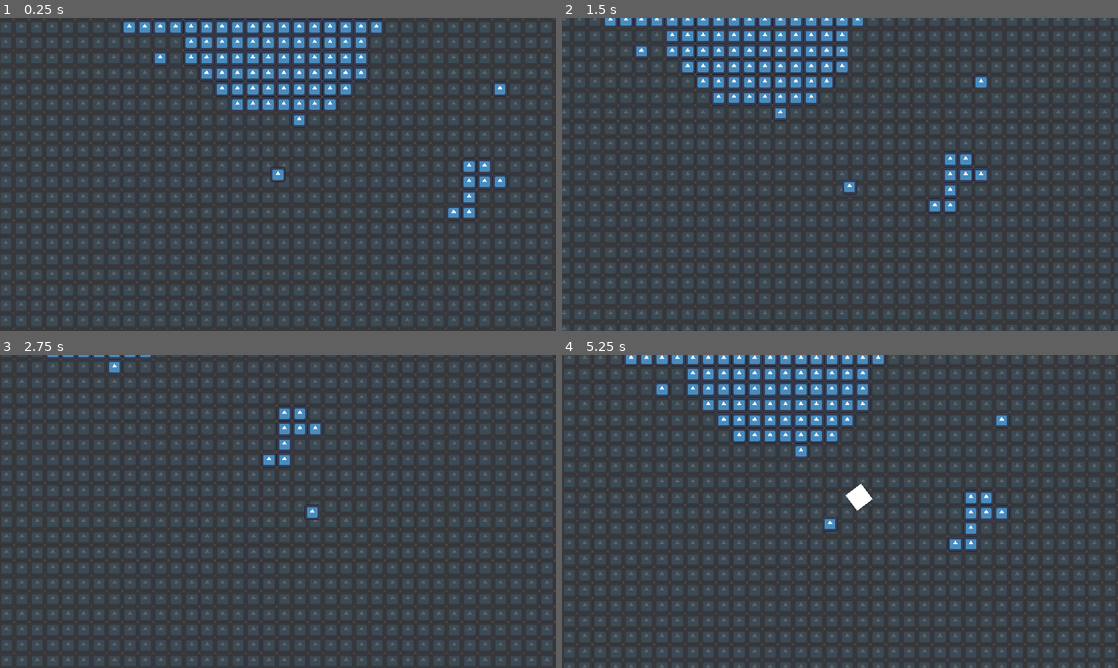
Above: before the commit, frames 1-4 (two rows, left to right).
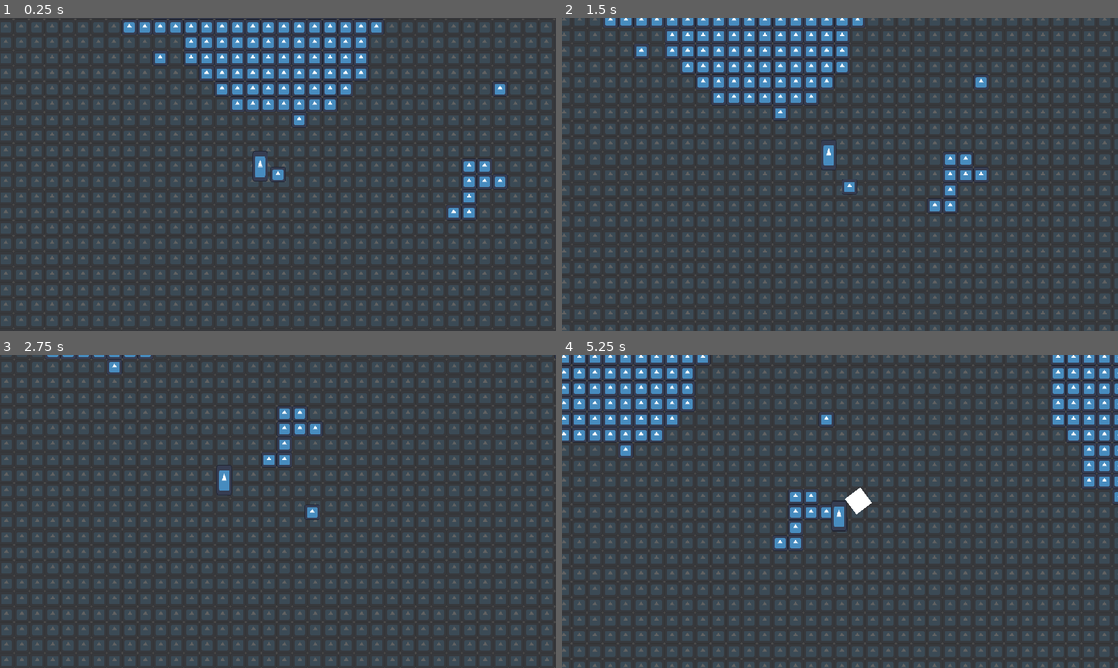
Above: after the commit, the same moments.

Repository: slotling/collateral-damage-gwj71
Game: Godot game, scene res://Scenes/Root/world.tscn
Two runs of this game, one before a commit and one after it. Both use one fixed random seed, a clock stepped at 60 frames per second and the inputs below. The engine's default icon, where the game draws it, is replaced by a stand-in: a white triangle on a blue panel in a dark square.
Inputs (mouse positions are in pixels of both pictures, inside the frame that each line leads up to):
- Up to frame 1 (0.25 s): no input
- Up to frame 2 (1.5 s): move the mouse to (962, 158) at 0.52 s; hold Right (ui_right) 0.53-1.28 s; click (962, 158) at 0.6 s; move the mouse to (728, 190) at 1.27 s; hold Down (ui_down) from 1.28 s (still down); right-click (728, 190) at 1.35 s
- Up to frame 3 (2.75 s): move the mouse to (333, 442) at 2.02 s; release Down (ui_down) at 2.03 s; hold Right (ui_right) from 2.03 s (still down); hold Shift (run) from 2.03 s (still down)
- Up to frame 4 (5.25 s): move the mouse to (812, 574) at 2.77 s; release Right (ui_right) at 2.78 s; release Shift (run) at 2.78 s; hold Up (ui_up) 2.78-3.53 s; click (812, 574) at 2.85 s; move the mouse to (1006, 558) at 3.52 s; hold Left (ui_left) 3.53-5.03 s; right-click (1006, 558) at 3.6 s; move the mouse to (673, 464) at 4.27 s; tap Shift (run) at 4.35 s; move the mouse to (867, 511) at 5.02 s; hold Down (ui_down) from 5.03 s (still down); click (867, 511) at 5.1 s

The runs differ from the first frame. In frame 1, 0.2% of the frame differs, in the area x 45-49%, y 42-53%; in frame 2, 0.2%; in frame 3, 0.1%; in frame 4, 25%, in the area x 0-100%, y 0-100%.

Commit message:
todo add spawn protection

Diff:
--- /dev/null
+++ b/Handlers/AttackHandlers/EnemyAttacks/TerminatorEnemy_Attack1.gd
@@ -0,0 +1,5 @@
+extends EnemyAttack
+
+func execute():
+	print("fuck off (waiting 1s)")
+	await get_tree().create_timer(1).timeout
--- /dev/null
+++ b/Handlers/AttackHandlers/EnemyAttacks/TerminatorEnemy_Attack2.gd
@@ -0,0 +1,5 @@
+extends EnemyAttack
+
+func execute():
+	print("skibidi toilet reference (waiting 2s)")
+	await get_tree().create_timer(2).timeout
--- /dev/null
+++ b/Handlers/AttackHandlers/enemy_attack.gd
@@ -0,0 +1,14 @@
+extends Node
+class_name EnemyAttack
+
+@export var cooldown = 1
+
+func _ready():
+	pass # Replace with function body.
+
+# Called every frame. 'delta' is the elapsed time since the previous frame.
+func _process(delta):
+	pass
+
+func execute():
+	pass
--- /dev/null
+++ b/Handlers/AttackHandlers/enemy_attack.tscn
@@ -0,0 +1,7 @@
+[gd_scene load_steps=2 format=3 uid="uid://qo5gh36pq2cc"]
+
+[ext_resource type="Script" path="res://Handlers/AttackHandlers/enemy_attack.gd" id="1_vjh5r"]
+
+[node name="EnemyAttack" type="Node"]
+editor_description = "extend script and create function called execute() with no return value"
+script = ExtResource("1_vjh5r")
--- /dev/null
+++ b/Handlers/AttackHandlers/enemy_attacks_group.gd
@@ -0,0 +1,18 @@
+extends Node
+
+func _ready():
+	randomize()
+
+var ongoing := false
+
+func attack():
+	if ongoing || get_children().size() == 0:
+		return
+
+	var attack_chosen: EnemyAttack = get_children().pick_random()
+	ongoing = true
+	await attack_chosen.execute()
+	ongoing = false
+
+func _process(delta):
+	attack()
--- /dev/null
+++ b/Handlers/AttackHandlers/enemy_attacks_group.tscn
@@ -0,0 +1,6 @@
+[gd_scene load_steps=2 format=3 uid="uid://0hfltfn6va1t"]
+
+[ext_resource type="Script" path="res://Handlers/AttackHandlers/enemy_attacks_group.gd" id="1_2fq18"]
+
+[node name="EnemyAttacksGroup" type="Node"]
+script = ExtResource("1_2fq18")
--- a/Scenes/Entities/Characters/arsonist_player.tscn
+++ b/Scenes/Entities/Characters/arsonist_player.tscn
@@ -1,7 +1,7 @@
 [gd_scene load_steps=3 format=3 uid="uid://dl472ck8pk4d7"]
 
-[ext_resource type="PackedScene" uid="uid://d2vt5m4ks2jor" path="res://Scenes/Entities/Characters/player.tscn" id="1_ofonj"]
-[ext_resource type="Script" path="res://Handlers/AttackHandlers/Arsonist_Attack1.gd" id="2_owpu5"]
+[ext_resource type="PackedScene" uid="uid://d2vt5m4ks2jor" path="res://Scenes/Entities/player.tscn" id="1_ofonj"]
+[ext_resource type="Script" path="res://Handlers/AttackHandlers/CharacterAttacks/Arsonist_Attack1.gd" id="2_owpu5"]
 
 [node name="ArsonistPlayer" instance=ExtResource("1_ofonj")]
 
--- a/Scenes/Entities/Characters/demolitionist_player.tscn
+++ b/Scenes/Entities/Characters/demolitionist_player.tscn
@@ -1,7 +1,7 @@
 [gd_scene load_steps=4 format=3 uid="uid://djorhqqn1rked"]
 
-[ext_resource type="PackedScene" uid="uid://d2vt5m4ks2jor" path="res://Scenes/Entities/Characters/player.tscn" id="1_w0i3m"]
-[ext_resource type="Script" path="res://Handlers/AttackHandlers/Demolitionist_Attack1.gd" id="2_svhre"]
+[ext_resource type="PackedScene" uid="uid://d2vt5m4ks2jor" path="res://Scenes/Entities/player.tscn" id="1_w0i3m"]
+[ext_resource type="Script" path="res://Handlers/AttackHandlers/CharacterAttacks/Demolitionist_Attack1.gd" id="2_svhre"]
 [ext_resource type="Texture2D" uid="uid://b1k3mggtht0mx" path="res://icon.svg" id="3_akf5q"]
 
 [node name="DemolitionistPlayer" instance=ExtResource("1_w0i3m")]
--- /dev/null
+++ b/Scenes/Entities/Enemies/terminator_enemy.tscn
@@ -0,0 +1,14 @@
+[gd_scene load_steps=5 format=3 uid="uid://cedwbr4ui4t4j"]
+
+[ext_resource type="PackedScene" uid="uid://bgmyc6lbh46uf" path="res://Scenes/Entities/enemy.tscn" id="1_iclhj"]
+[ext_resource type="PackedScene" uid="uid://qo5gh36pq2cc" path="res://Handlers/AttackHandlers/enemy_attack.tscn" id="2_ky7sh"]
+[ext_resource type="Script" path="res://Handlers/AttackHandlers/EnemyAttacks/TerminatorEnemy_Attack1.gd" id="3_glmjw"]
+[ext_resource type="Script" path="res://Handlers/AttackHandlers/EnemyAttacks/TerminatorEnemy_Attack2.gd" id="4_lvvis"]
+
+[node name="TerminatorEnemy" instance=ExtResource("1_iclhj")]
+
+[node name="EnemyAttack" parent="EnemyAttacksGroup" index="0" instance=ExtResource("2_ky7sh")]
+script = ExtResource("3_glmjw")
+
+[node name="EnemyAttack2" parent="EnemyAttacksGroup" index="1" instance=ExtResource("2_ky7sh")]
+script = ExtResource("4_lvvis")
--- a/Scenes/Entities/Projectiles/Bomb.gd
+++ b/Scenes/Entities/Projectiles/Bomb.gd
@@ -14,7 +14,7 @@
 
 # Called every frame. 'delta' is the elapsed time since the previous frame.
 func _process(delta):
-	$UpCurvePath/PathFollow2D.progress += 10
+	$UpCurvePath/PathFollow2D.progress += 400 * delta
 
 	if $UpCurvePath/PathFollow2D.progress_ratio >= 1:
 		detonate()
--- a/Scenes/Entities/enemy.gd
+++ b/Scenes/Entities/enemy.gd
@@ -18,7 +18,6 @@
 var target: CharacterBody2D = null
 
 func _ready() -> void:
-
 	custom_params_setup()
 
 	target = get_tree().get_first_node_in_group("player")
--- a/Scenes/Entities/enemy.tscn
+++ b/Scenes/Entities/enemy.tscn
@@ -6,6 +6,7 @@
 [ext_resource type="PackedScene" uid="uid://7ua4udaksgfe" path="res://Handlers/movement_handler.tscn" id="3_od5h0"]
 [ext_resource type="Texture2D" uid="uid://b1k3mggtht0mx" path="res://icon.svg" id="5_th1fq"]
 [ext_resource type="PackedScene" uid="uid://bn7wfghlv05w0" path="res://Handlers/soft_collision.tscn" id="6_rl0ta"]
+[ext_resource type="PackedScene" uid="uid://0hfltfn6va1t" path="res://Handlers/AttackHandlers/enemy_attacks_group.tscn" id="7_73tpc"]
 
 [sub_resource type="CircleShape2D" id="CircleShape2D_4ub75"]
 radius = 32.0
@@ -48,3 +49,5 @@
 max_speed = 150
 
 [node name="NavigationAgent2D" type="NavigationAgent2D" parent="."]
+
+[node name="EnemyAttacksGroup" parent="." instance=ExtResource("7_73tpc")]
--- a/Scenes/Entities/Characters/player.tscn
+++ b/Scenes/Entities/player.tscn
@@ -1,6 +1,6 @@
 [gd_scene load_steps=9 format=3 uid="uid://d2vt5m4ks2jor"]
 
-[ext_resource type="Script" path="res://Scenes/Entities/Characters/player.gd" id="1_4mm5d"]
+[ext_resource type="Script" path="res://Scenes/Entities/player.gd" id="1_4mm5d"]
 [ext_resource type="PackedScene" uid="uid://dop5wt4mfcqi1" path="res://Scenes/Display/camera.tscn" id="2_04t7k"]
 [ext_resource type="PackedScene" uid="uid://7ua4udaksgfe" path="res://Handlers/movement_handler.tscn" id="2_wj5aa"]
 [ext_resource type="PackedScene" uid="uid://bd0rf1irac7tl" path="res://Handlers/health_handler.tscn" id="3_mkbxr"]
--- a/Scenes/Root/world.tscn
+++ b/Scenes/Root/world.tscn
@@ -1,7 +1,8 @@
-[gd_scene load_steps=3 format=3 uid="uid://dxacdto1scojh"]
+[gd_scene load_steps=4 format=3 uid="uid://dxacdto1scojh"]
 
 [ext_resource type="PackedScene" uid="uid://d3hrl4tjnukfe" path="res://Scenes/Generation/terrain.tscn" id="1_r6r10"]
 [ext_resource type="PackedScene" uid="uid://djorhqqn1rked" path="res://Scenes/Entities/Characters/demolitionist_player.tscn" id="2_0m2oe"]
+[ext_resource type="PackedScene" uid="uid://cedwbr4ui4t4j" path="res://Scenes/Entities/Enemies/terminator_enemy.tscn" id="3_4ti20"]
 
 [node name="World" type="Node2D"]
 
@@ -10,7 +11,8 @@
 
 [node name="DemolitionistPlayer" parent="." instance=ExtResource("2_0m2oe")]
 position = Vector2(4, 1)
-collision_layer = 0
-collision_mask = 0
+
+[node name="TerminatorEnemy" parent="." instance=ExtResource("3_4ti20")]
+position = Vector2(-72, 32)
 
 [editable path="DemolitionistPlayer"]
Renamed: Handlers/AttackHandlers/Arsonist_Attack1.gd -> Handlers/AttackHandlers/CharacterAttacks/Arsonist_Attack1.gd
Renamed: Handlers/AttackHandlers/Demolitionist_Attack1.gd -> Handlers/AttackHandlers/CharacterAttacks/Demolitionist_Attack1.gd
Not shown: 1 places in Scenes/Entities/enemy.tscn that only renumber resources
Renamed: Scenes/Entities/Characters/player.gd -> Scenes/Entities/player.gd
